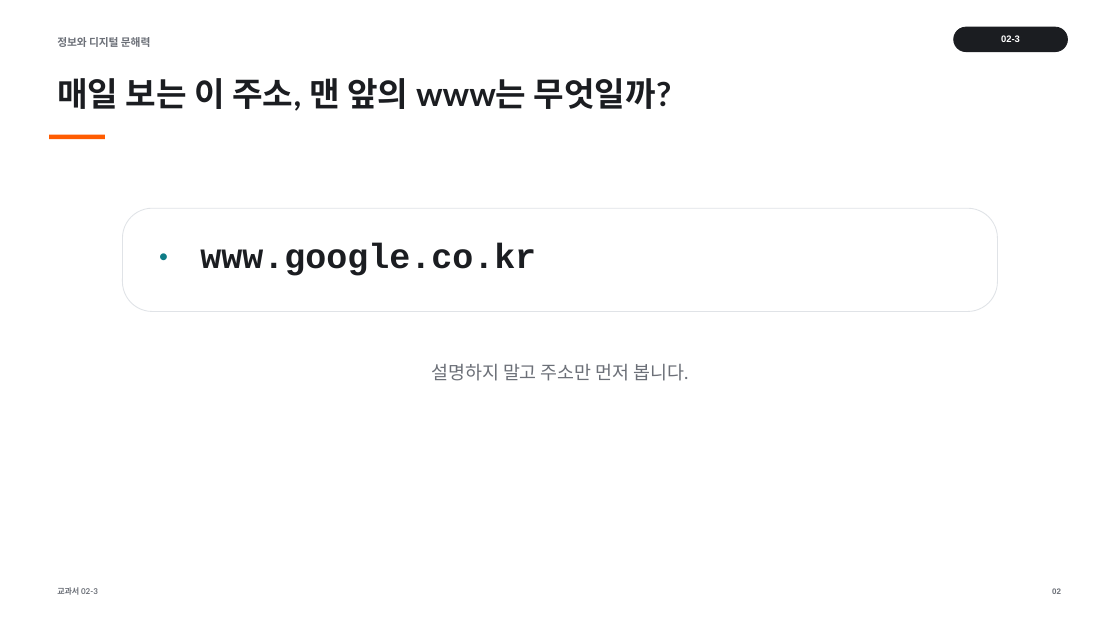
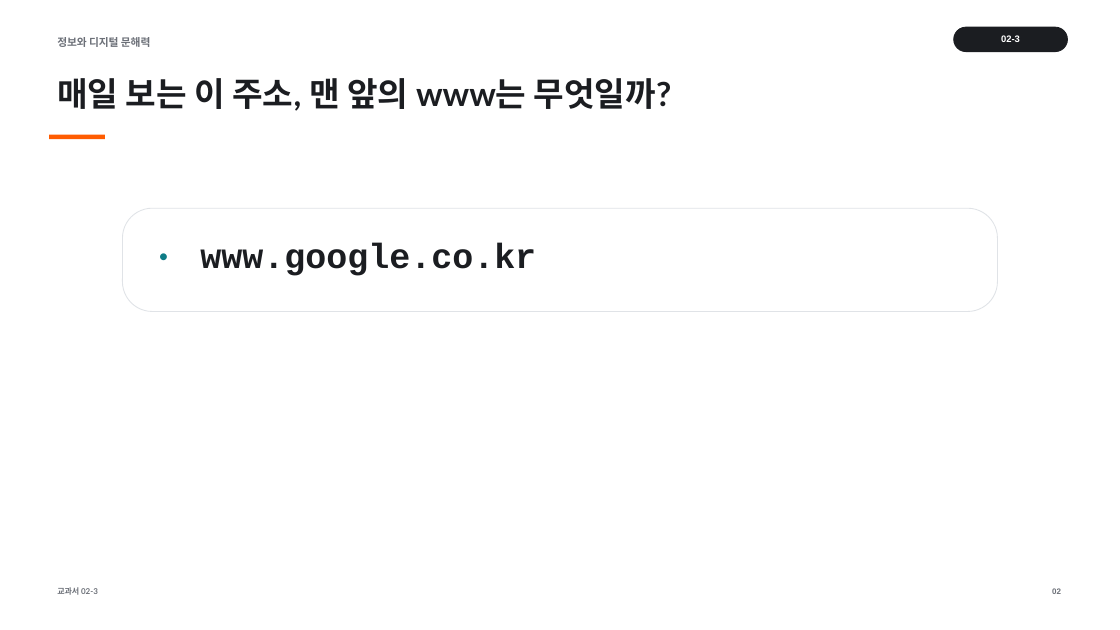
Before and after one commit to cozy819/2026-02__jdh, a slide deck: slide 2 of 02/ppt/02-3_웹과_프로그래밍_언어의_역사_v1.pptx. Drawn at 1120x630 pixels with LibreOffice and Linux fonts; fonts in the diff are those of the drawing. Boxes give left, top, right and bottom in pixels: in the first picture for what was removed or moved away, otherwise in the second. Text is boxed around its words. In the diff, an @@ line names an element or a change of style, - is before the commit and + after.

```diff
--- a/02/ppt/02-3_웹과_프로그래밍_언어의_역사_v1.pptx
+++ b/02/ppt/02-3_웹과_프로그래밍_언어의_역사_v1.pptx
@@ text removed at (432, 364, 688, 381) @@
-설명하지 말고 주소만 먼저 봅니다.
```
Also in this commit, not shown: 9 other slides changed, 1 slide added, 12 other files.
